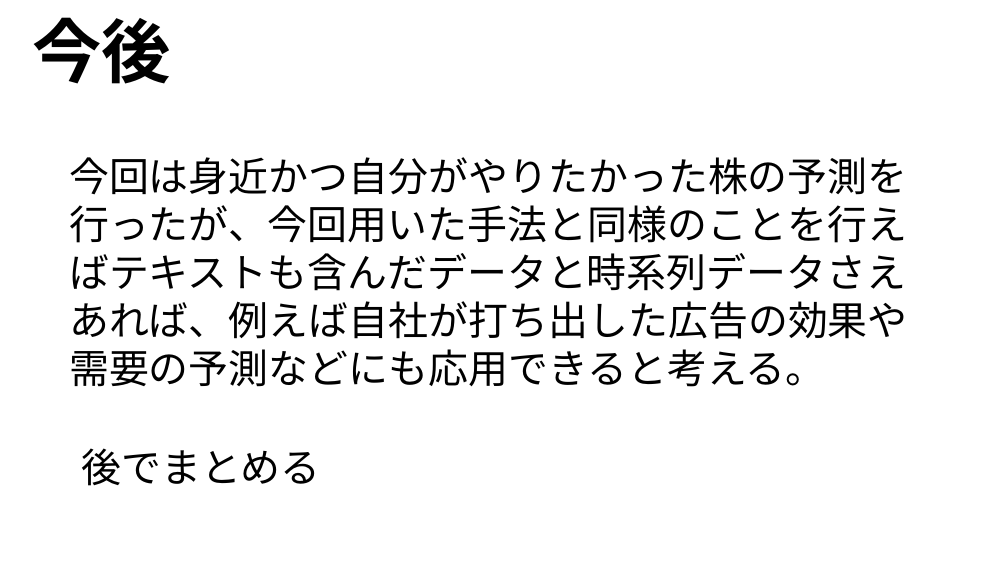
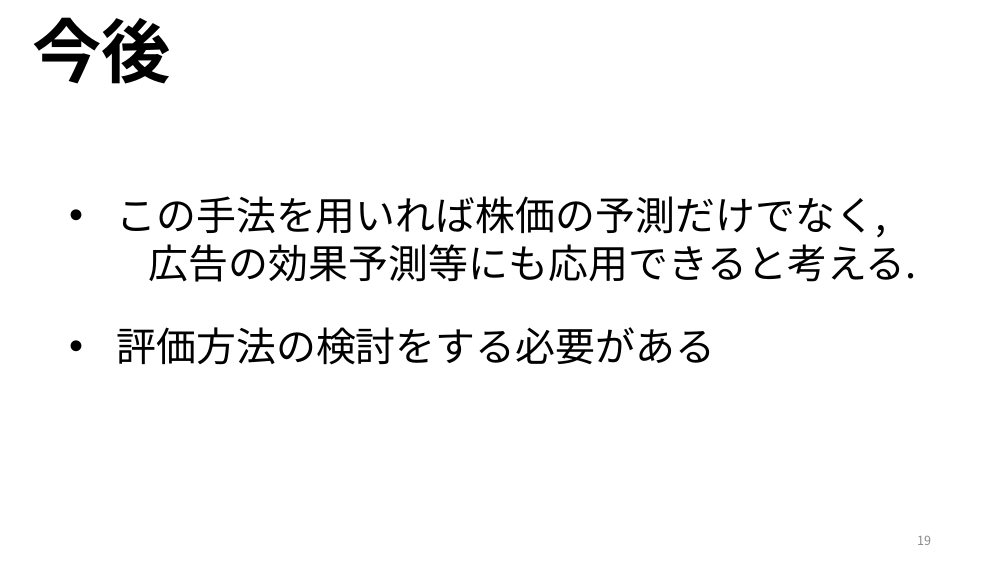
Before and after one commit to ryoww/PBL_stock, a slide deck: slide 19 of 最終報告.pptx (slide 22 before the commit). Drawn at 1008x567 pixels with LibreOffice and Linux fonts; fonts in the diff are those of the drawing. Boxes give left, top, right and bottom in pixels: in the first picture for what was removed or moved away, otherwise in the second. Text is boxed around its words. In the diff, an @@ line names an element or a change of style, - is before the commit and + after.

```diff
--- a/最終報告.pptx
+++ b/最終報告.pptx
@@ text at [116,196,917,365]: text changed @@
-今回は身近かつ自分がやりたかった株の予測を行ったが、今回用いた手法と同様のことを行えばテキストも含んだデータと時系列データさえあれば、例えば自社が打ち出した広告の効果や需要の予測などにも応用できると考える。
+• この手法を用いれば株価の予測だけでなく,
+広告の効果予測等にも応用できると考える.
+• 評価方法の検討をする必要がある
@@ text removed at [81,448,320,486] @@
-後でまとめる
@@ page number added at [917,536,931,545], 12 pt, text #8C8C8C @@
+19
```
Also in this commit, not shown: 22 other slides changed, 4 slides added, 2 slides removed, 1 other file.
